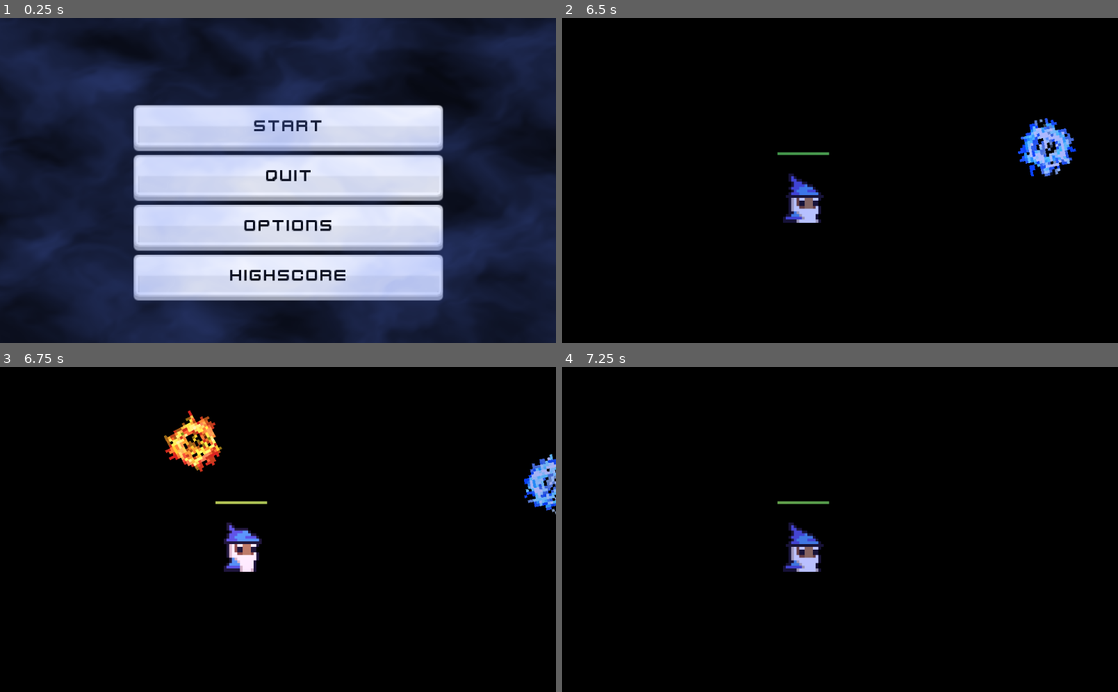
Above: before the commit, frames 1-4 (two rows, left to right).
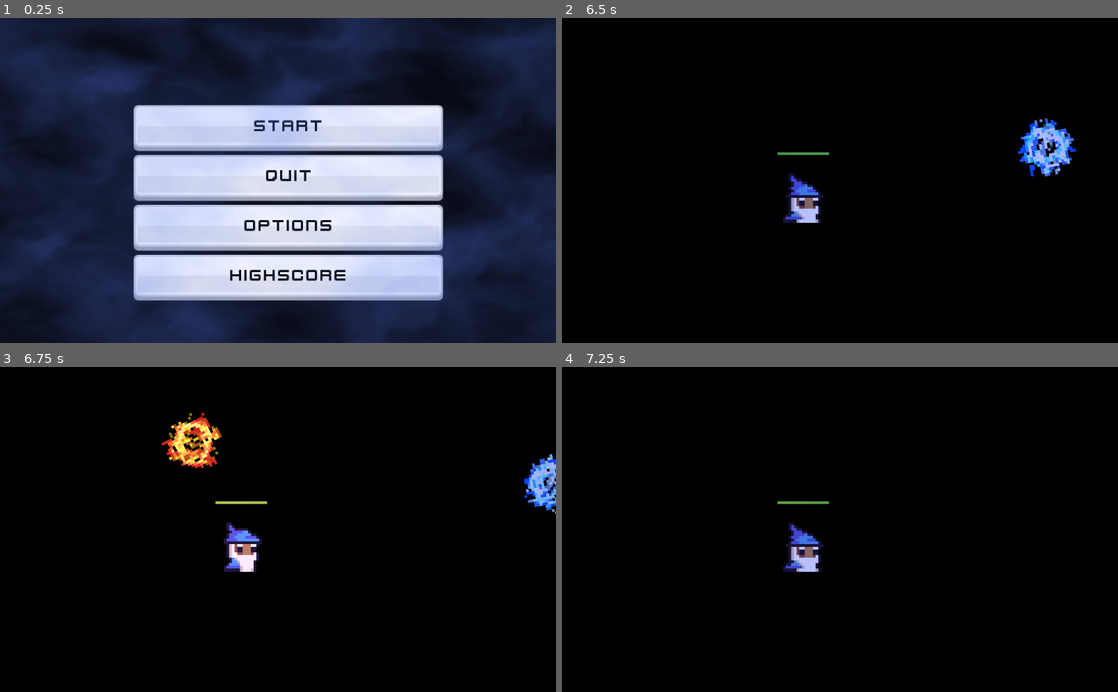
Above: after the commit, the same moments.

Repository: lnRichard/profielwerkstuk
Game: Godot game, scene res://gui/start_menu/StartMenu.tscn
Same seed, same stepped clock (60 frames per second), same inputs: the game is played once before the commit and once after it. The engine's default icon, where the game draws it, is replaced by a stand-in: a white triangle on a blue panel in a dark square.
Inputs (mouse positions are in pixels of both pictures, inside the frame that each line leads up to):
- Up to frame 1 (0.25 s): no input
- Up to frame 2 (6.5 s): click "Start" at 0.5 s; move the mouse to (962, 164) at 1.27 s; hold A (key_a) 1.28-2.03 s; move the mouse to (728, 196) at 2.02 s; tap D (key_d) at 2.1 s; move the mouse to (895, 109) at 2.77 s; tap F (key_f) at 2.85 s; move the mouse to (812, 245) at 3.52 s; tap R (key_r) at 3.6 s; move the mouse to (1006, 229) at 4.27 s; hold S (key_s) 4.28-5.03 s; move the mouse to (673, 131) at 5.02 s; tap W (key_w) at 5.1 s; move the mouse to (867, 180) at 5.77 s; click (867, 180) at 5.85 s
- Up to frame 3 (6.75 s): move the mouse to (194, 448) at 6.52 s; right-click (194, 448) at 6.6 s
- Up to frame 4 (7.25 s): no input

Frames 1-2 are identical in both runs. In frame 3, 1.1% of the frame differs, in the area x 29-40%, y 13-33%; in frame 4, nothing differs.

Commit message:
Changes to indicator
Changed damage indicator to indicator and added indicator colors

Diff:
--- a/projectiles/damage_indicator/DamageIndicator.gd
+++ b/indicator/Indicator.gd
@@ -11,7 +11,11 @@
 
 
 # Shows a indicator
-func show_value(killing_blow):
+func show_value(killing_blow, color = null):
+	# Change color if color is set
+	if color:
+		label.add_color_override("font_color", color)
+
 	# How much the indicator should spread
 	var movement = Vector2.UP.rotated(rand_range(-spread / 2, spread / 2)) * 50
 
@@ -27,8 +31,7 @@
 
 	# If killing block
 	if killing_blow:
-		modulate = Color(1, 0, 0)
-		# Modulate the rectangle scale
+		# Interpolate the rectangle scale
 		tween.interpolate_property(label, "rect_scale",
 			label.rect_scale*2, label.rect_scale,
 			0.4, Tween.TRANS_BACK, Tween.EASE_IN)
--- a/projectiles/damage_indicator/DamageIndicator.tscn
+++ b/indicator/Indicator.tscn
@@ -1,7 +1,7 @@
 [gd_scene load_steps=3 format=2]
 
 [ext_resource path="res://gui/fonts/AnakCute.tres" type="DynamicFont" id=1]
-[ext_resource path="res://projectiles/damage_indicator/DamageIndicator.gd" type="Script" id=2]
+[ext_resource path="res://indicator/Indicator.gd" type="Script" id=2]
 
 [node name="Node2D" type="Node2D"]
 script = ExtResource( 2 )
@@ -12,7 +12,7 @@
 margin_left = -18.0
 margin_top = -17.0
 margin_bottom = 1.0
-custom_colors/font_color = Color( 1, 0, 0, 1 )
+custom_colors/font_color = Color( 0.901961, 0.117647, 0.117647, 1 )
 custom_fonts/font = ExtResource( 1 )
 __meta__ = {
 "_edit_use_anchors_": false
--- a/main/Main.gd
+++ b/main/Main.gd
@@ -80,17 +80,16 @@
 # set level var
 func set_level(value: int):
 	# Create levelup label
-	var levelup = preload("res://projectiles/damage_indicator/DamageIndicator.tscn").instance()
+	var levelup = preload("res://indicator/Indicator.tscn").instance()
 	var label = levelup.get_node("Label")
 
 	# Style the label
 	label.text = "Level Up!"
-	label.add_color_override("font_color", Color(0.64, 0.67, 2.3))
 	levelup.global_position = player.global_position
 
 	# Add the label
 	add_child(levelup)
-	levelup.show_value(false)
+	levelup.show_value(false, Color(0.64, 0.67, 2.3))
 
 	# Update player stats
 	player_lvl = value
--- a/projectiles/fireball/Fireball.tscn
+++ b/projectiles/fireball/Fireball.tscn
@@ -88,7 +88,7 @@
 
 [node name="AnimatedSprite" parent="." index="1"]
 frames = SubResource( 2 )
-frame = 11
+frame = 29
 speed_scale = 7.0
 playing = true
 
--- a/projectiles/projectile_entity/ProjectileEntity.gd
+++ b/projectiles/projectile_entity/ProjectileEntity.gd
@@ -44,20 +44,29 @@
 		body.set_health(body.get_health() - damage)
 		if damage != 0:
 			# Spawn damage indicator
-			_damage_indicator(body.get_health() <= 0)
+			_damage_indicator(body.get_health() <= 0, damage)
 	else:
 		queue_free()
 
 # Creates a damage indicator
-func _damage_indicator(killing_blow: bool):
+func _damage_indicator(killing_blow: bool, damage):
 	queue_free()
 	# Create the label
-	var label = preload("res://projectiles/damage_indicator/DamageIndicator.tscn").instance()
+	var label = preload("res://indicator/Indicator.tscn").instance()
 
 	# Style the lobal
-	label.get_node("Label").text = String(damage)
 	label.global_position = global_position
 
 	# Append the label
 	get_parent().add_child(label)
-	label.show_value(killing_blow)
+	var text = String(damage)
+	if damage > 0:
+		label.get_node("Label").text = text
+		label.show_value(killing_blow)
+	elif damage == 0:
+		label.get_node("Label").text = text
+		label.show_value(killing_blow, Color(1, 1, 1))
+	elif damage < 0:
+		text.erase(0, 1)
+		label.get_node("Label").text = text
+		label.show_value(killing_blow, Color(0.12, 0.9, 0.12))
--- a/projectiles/small_star/SmallStar.gd
+++ b/projectiles/small_star/SmallStar.gd
@@ -37,5 +37,5 @@
 
 			# Spawn damage indicators
 			if damage != 0:
-				_damage_indicator(t.get_health() <= 0)
+				_damage_indicator(t.get_health() <= 0, damage)
 	queue_free()
